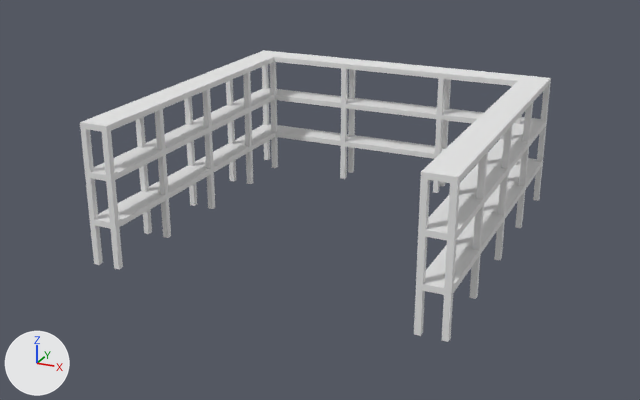
Before and after pictures for a commit that changed the Blender file Assets/3D/Import/Regal_Wand_Gross.blend.
Rendered twice from a camera (50 mm lens) standing at (8.85, -10.43, 6.2) and looking at (2.75, 2.86, 0.56). The axes (+X, +Y, +Z) are drawn at lower left. The lights are the same throughout.

In view in the first picture: 'Regal_Wand_Gross'.
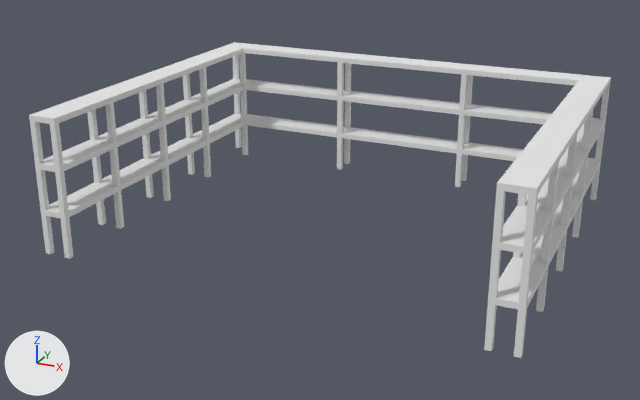
Patch to the scene script:
```diff
--- a/Assets/3D/Import/Regal_Wand_Gross.blend.py
+++ b/Assets/3D/Import/Regal_Wand_Gross.blend.py
@@ me_regal_wand_gross @@
 me_regal_wand_gross.from_pydata(...)  # 672 vertices, 774 faces; spans x 0.0..6.0, y 0.0..6.0, z 0.0..2.4
 # used by ob_regal_wand_gross; location = (0.0, 0.0, 0.0)
+# me_regal_wand_gross part 1: all 224 vertices in x 0.0..0.5, y 0.0..4.5, z 0.0..2.4 are moved by (-1.0, 0.0, 0.0)
+# me_regal_wand_gross part 2: all 56 vertices in x 0.0..0.5, y 5.5..6.0, z 0.0..2.4 are moved by (-1.0, 0.5, 0.0)
+# me_regal_wand_gross part 3: all 56 vertices in x 2.0..2.1, y 5.5..6.0, z 0.0..2.4 are moved by (-0.3, 0.5, 0.0)
+# me_regal_wand_gross part 4: all 56 vertices in x 4.0..4.1, y 5.5..6.0, z 0.0..2.4 are moved by (0.3, 0.5, 0.0)
+# me_regal_wand_gross part 5: all 224 vertices in x 5.5..6.0, y 0.0..4.5, z 0.0..2.4 are moved by (1.0, 0.0, 0.0)
+# me_regal_wand_gross part 6: all 56 vertices in x 5.5..6.0, y 5.5..6.0, z 0.0..2.4 are moved by (1.0, 0.5, 0.0)
 me_regal_wand_gross.materials.append(mat_material)
```

Where the change shows, as pixel boxes [x1, y1, x2, y2] in the pictures (640 x 400 px; the box of a moved part takes in the faces that stretch with it):
'Regal_Wand_Gross', reshaped (24% wider, 8% taller)
    before: [80, 50, 551, 342]
    after: [29, 42, 611, 358]
part 1 of me_regal_wand_gross, moved or reshaped
    before: [80, 64, 253, 269]
    after: [29, 60, 211, 259]
part 2 of me_regal_wand_gross, moved or reshaped
    before: [229, 50, 278, 168]
    after: [186, 42, 248, 155]
part 3 of me_regal_wand_gross, moved or reshaped
    before: [266, 51, 356, 179]
    after: [236, 43, 351, 170]
part 4 of me_regal_wand_gross, moved or reshaped
    before: [345, 59, 451, 193]
    after: [341, 53, 473, 187]
part 5 of me_regal_wand_gross, moved or reshaped
    before: [414, 93, 534, 342]
    after: [484, 100, 594, 358]
part 6 of me_regal_wand_gross, moved or reshaped
    before: [441, 68, 551, 201]
    after: [462, 65, 611, 200]
